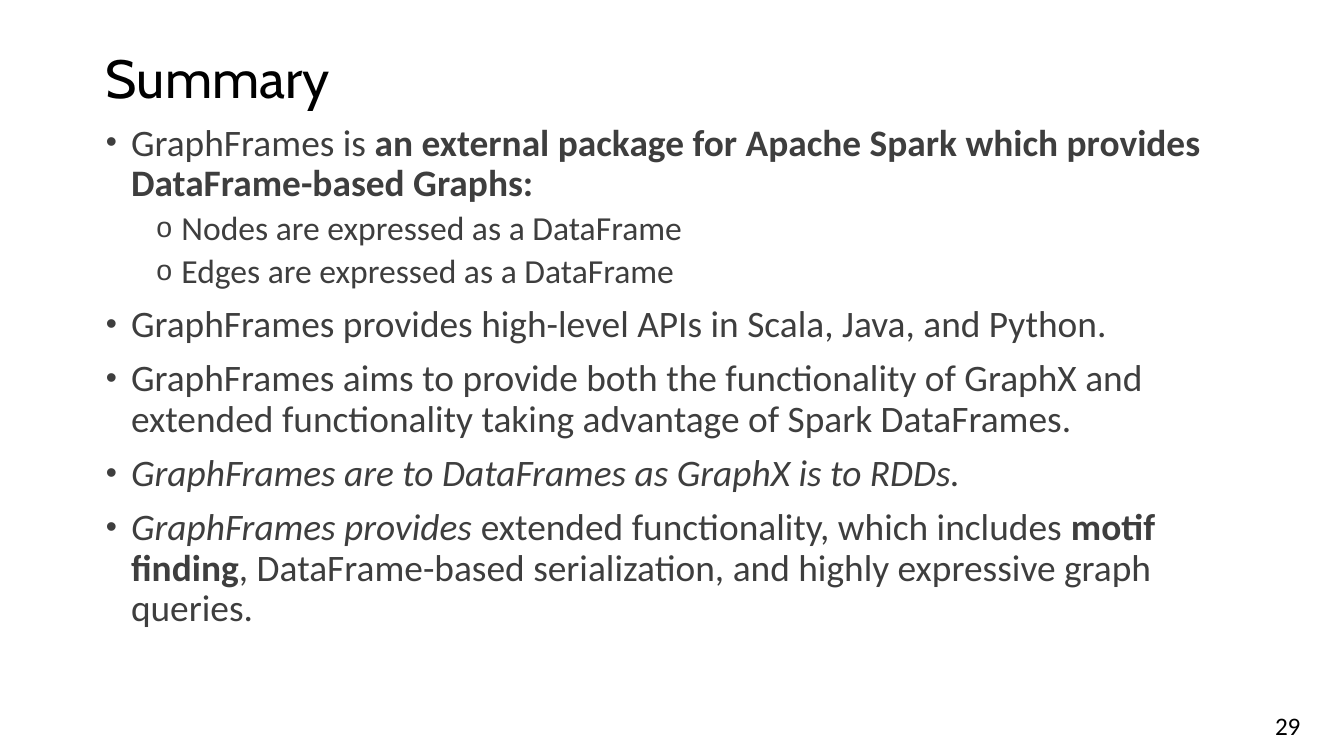
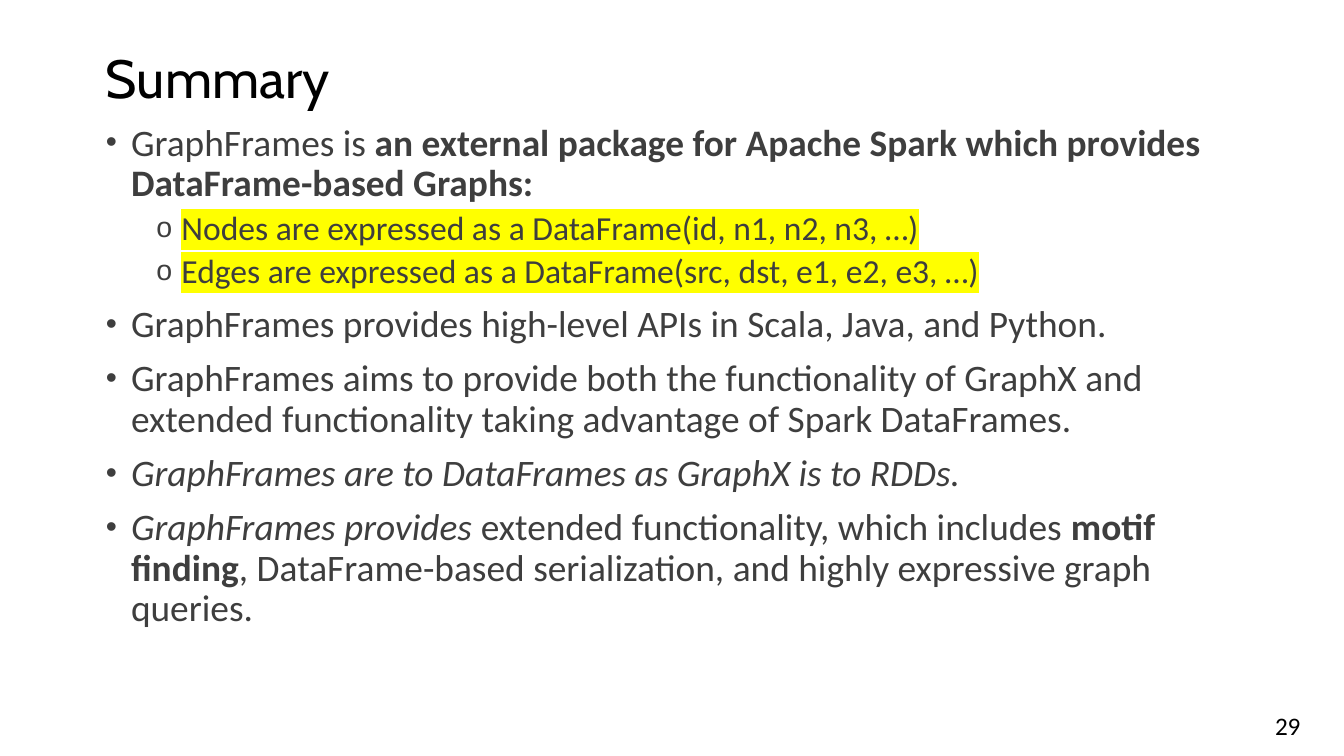
Before and after one commit to mahmoudparsian/big-data-mapreduce-course, a slide deck: slide 29 of slides/pyspark/graphframes/intro_to_graphframes/9.2_introduction_to_GraphFrames.pptx. Drawn at 1344x756 pixels with LibreOffice and Linux fonts; fonts in the diff are those of the drawing; background and template pictures are left out. Boxes give left, top, right and bottom in pixels: in the first picture for what was removed or moved away, otherwise in the second. Text is boxed around its words. In the diff, an @@ line names an element or a change of style, - is before the commit and + after.

```diff
--- a/slides/pyspark/graphframes/intro_to_graphframes/9.2_introduction_to_GraphFrames.pptx
+++ b/slides/pyspark/graphframes/intro_to_graphframes/9.2_introduction_to_GraphFrames.pptx
@@ text at [181,215,938,289]: text changed @@
-  o Nodes are expressed as a DataFrame
-  o Edges are expressed as a DataFrame
+  o Nodes are expressed as a DataFrame(id, n1, n2, n3, …)
+  o Edges are expressed as a DataFrame(src, dst, e1, e2, e3, …)
```
Also in this commit, not shown: 1 other slide changed, 31 other files.
